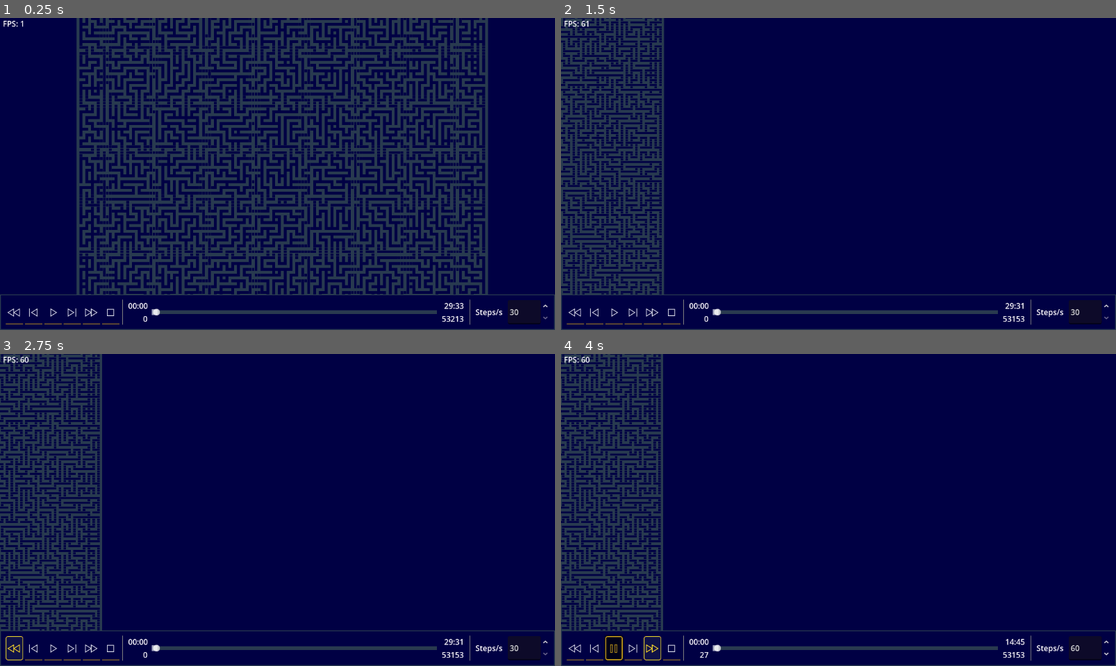
Above: before the commit, frames 1-4 (two rows, left to right).
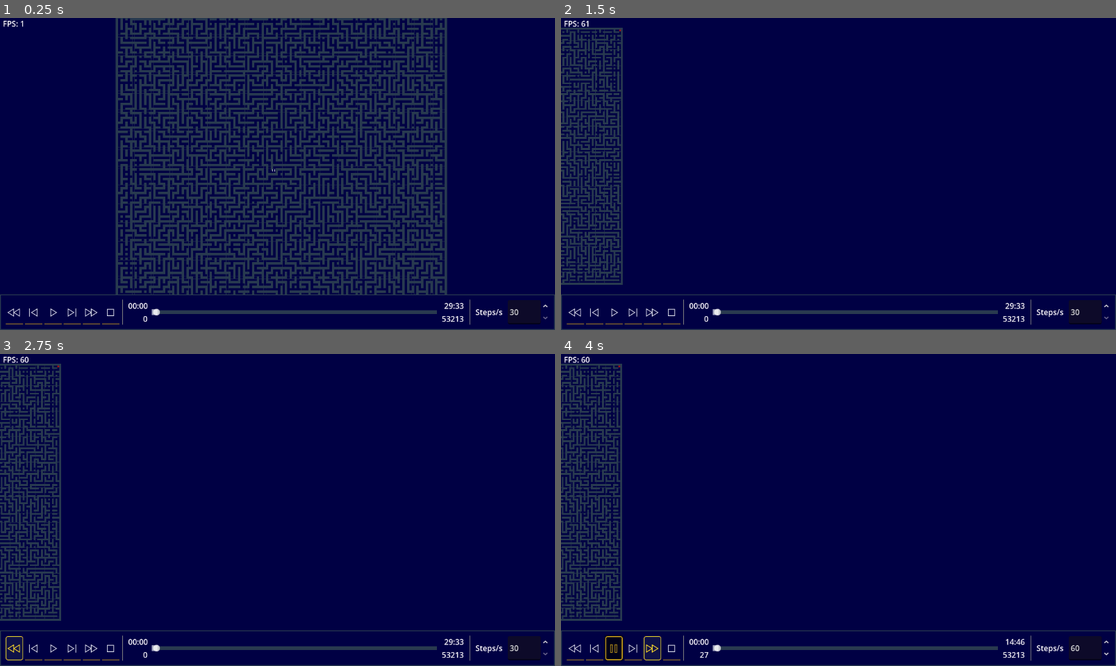
Above: after the commit, the same moments.

Repository: Foolminate/kintsugi-workbench
Game: Godot game, scene res://problems/advent-of-code/aoc-2024/16/day16.tscn
Two runs of this game, one before a commit and one after it. Both use one fixed random seed, a clock stepped at 60 frames per second and the inputs below.
Inputs (mouse positions are in pixels of both pictures, inside the frame that each line leads up to):
- Up to frame 1 (0.25 s): no input
- Up to frame 2 (1.5 s): move the mouse to (960, 158) at 0.52 s; hold D (move_right) 0.53-1.25 s; hold Middle mouse button (camera_pan) 0.53-1.25 s; click (960, 158) at 0.67 s; drag from (727, 189) to (810, 236) at 1.27 s
- Up to frame 3 (2.75 s): click (16, 647) at 2 s
- Up to frame 4 (4 s): click (633, 647) at 2.75 s; click (649, 647) at 3.5 s

The runs differ from the first frame. In frame 1, 35% of the frame differs, in the area x 13-88%, y 0-89%; in frame 2, 9.3%; in frame 3, 9.1%; in frame 4, 9.1%.

Commit message:
chore: fixed camera on resize

Diff:
--- a/core/engine/camera_controller.gd
+++ b/core/engine/camera_controller.gd
@@ -7,41 +7,48 @@
 @export var pan_speed: float = 1000.0
 
 @export_subgroup("Zooming")
-@export var min_zoom: float = 0.1
-@export var max_zoom: float = 5.0
+@export var min_zoom: float = 0.01
+@export var max_zoom: float = 10.0
 @export var zoom_step: float = 0.15
 
 var _target_zoom: float = 1.0
 var _target_position: Vector2 = Vector2.ZERO
 
-func frame_rect(rect: Rect2, padding: float = 100.0) -> void:
+func frame_rect(rect: Rect2, bottom_offset: float = 0.0, padding: float = 20.0) -> void:
 	if rect.size == Vector2.ZERO:
 		return
 
-	# Use the actual viewport size from the SubViewport
-	var viewport_size = get_viewport().get_visible_rect().size
+	# Use the root viewport size to ensure framing works even if the camera is in a SubViewport.
+	var viewport_size = get_tree().root.get_visible_rect().size
 
 	# Safety check: If the viewport hasn't initialized its size yet,
 	# wait for the next frame or use a default.
 	if viewport_size.x <= 2:
 		print("Warning: Viewport size not initialized. Awaiting next frame.")
 		await get_tree().process_frame
-		viewport_size = get_viewport().get_visible_rect().size
+		viewport_size = get_tree().root.get_visible_rect().size
 
-	var usable_space = viewport_size - Vector2(padding, padding) * 2
+	var usable_space = viewport_size - Vector2(padding, padding) * 2.0
+	# Account for the vertical space taken by the UI bar at the bottom.
+	usable_space.y -= bottom_offset
+
 	var zoom_x = usable_space.x / rect.size.x
 	var zoom_y = usable_space.y / rect.size.y
 
 	_target_zoom = clamp(min(zoom_x, zoom_y), min_zoom, max_zoom)
-	_target_position = rect.get_center()
-	set_process(true)
 
-func frame_node(node: Node2D, padding: float = 100.0) -> void:
-	var rect = Rect2()
+	# To center the grid in the usable area (above the UI), we must shift the
+	# camera's target position. A positive Y offset moves the camera down, making
+	# the content appear higher on screen.
+	var world_y_offset = bottom_offset / (2.0 * _target_zoom)
+	_target_position = rect.get_center() + Vector2(0, world_y_offset)
+
+func frame_node(node: CanvasItem, bottom_offset: float = 0.0, padding: float = 20.0) -> void:
+	var rect: Rect2
 	if node.has_method("get_rect"):
 		var local_rect = node.get_rect()
 		rect = node.get_global_transform() * local_rect
-	frame_rect(rect, padding)
+	frame_rect(rect, bottom_offset, padding)
 	set_process(true)
 
 func _ready() -> void:
--- a/core/engine/orchestrator.gd
+++ b/core/engine/orchestrator.gd
@@ -53,7 +53,7 @@
 	conductor.set_default_rewind_time(settings.rewind_time)
 
 	# frame the grid_visualizer on screen resize
-	get_tree().root.size_changed.connect(func(): camera.frame_node(grid_visualizer, 100.0))
+	get_tree().root.size_changed.connect(_on_viewport_resized)
 	var initial_data = _solver.parse_input(puzzle_input.text)
 
 	load_problem(initial_data)
@@ -66,16 +66,23 @@
 
 	# Initialize the visualizer with the raw state
 	grid_visualizer.initialize_grid(_grid_data)
-	camera.frame_node(grid_visualizer, 100.0)
+	_frame_grid_with_ui_offset()
 
 	# Run the initial solution
 	_trigger_solve(true)
+
+func _on_viewport_resized() -> void:
+	_frame_grid_with_ui_offset()
+
+func _frame_grid_with_ui_offset() -> void:
+	var ui_height = playback_controls.size.y if playback_controls.visible else 0.0
+	camera.frame_node(grid_visualizer, ui_height)
 
 func _trigger_solve(is_initial_load: bool) -> void:
 	if not _solver:
 		return
 
-	# In a real app, this might be run in a thread to avoid freezing the UI
+	# TODO: run in a thread to avoid freezing the UI
 	var grid_copy = _clone_grid(_grid_data)
 	var new_trace = _solver.solve(grid_copy)
 
--- a/problems/templates/aoc_base.tscn
+++ b/problems/templates/aoc_base.tscn
@@ -50,7 +50,6 @@
 handle_input_locally = false
 use_hdr_2d = true
 size = Vector2i(1152, 648)
-size_2d_override = Vector2i(1152, 648)
 render_target_update_mode = 4
 
 [node name="GridVisualizer" parent="SubViewportContainer/SubViewport" instance=ExtResource("2_rqq8a")]
